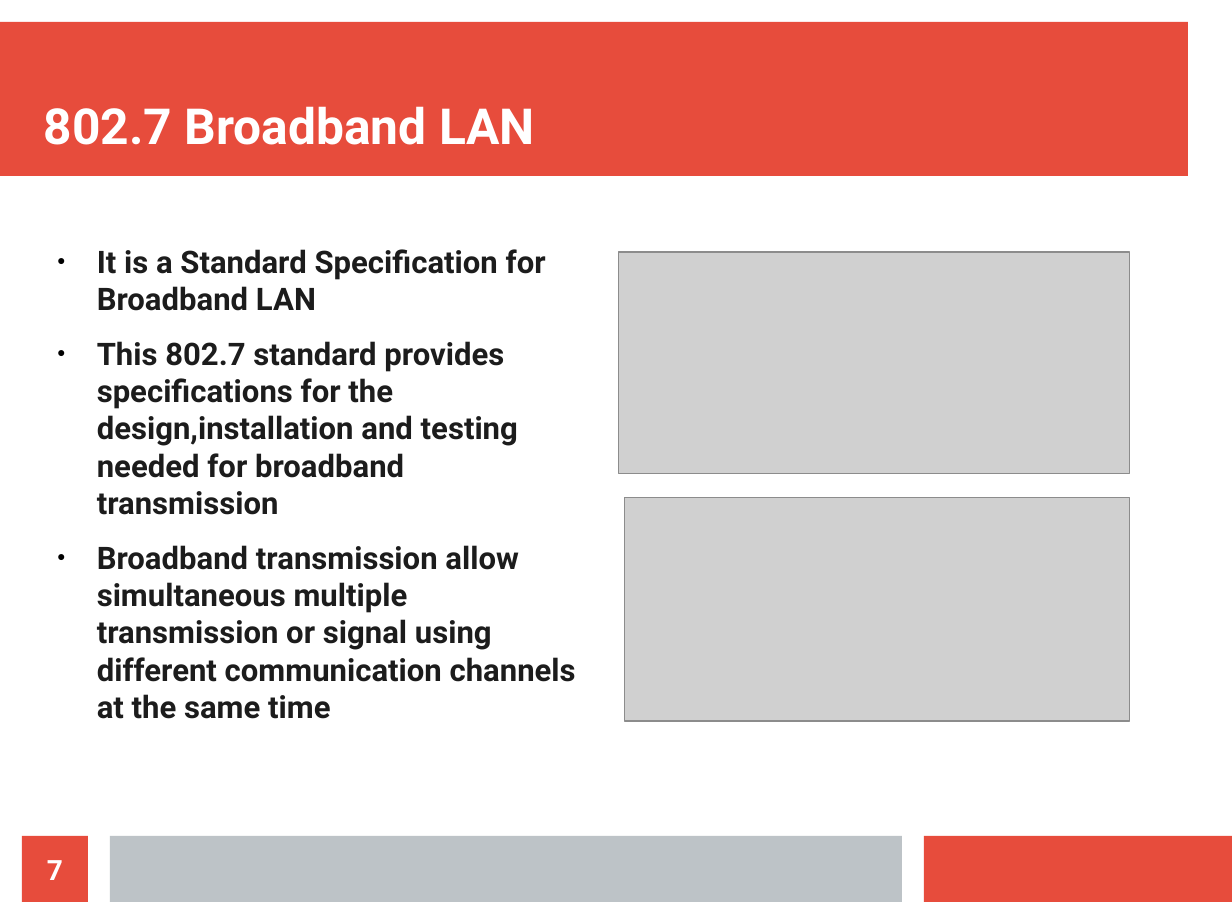
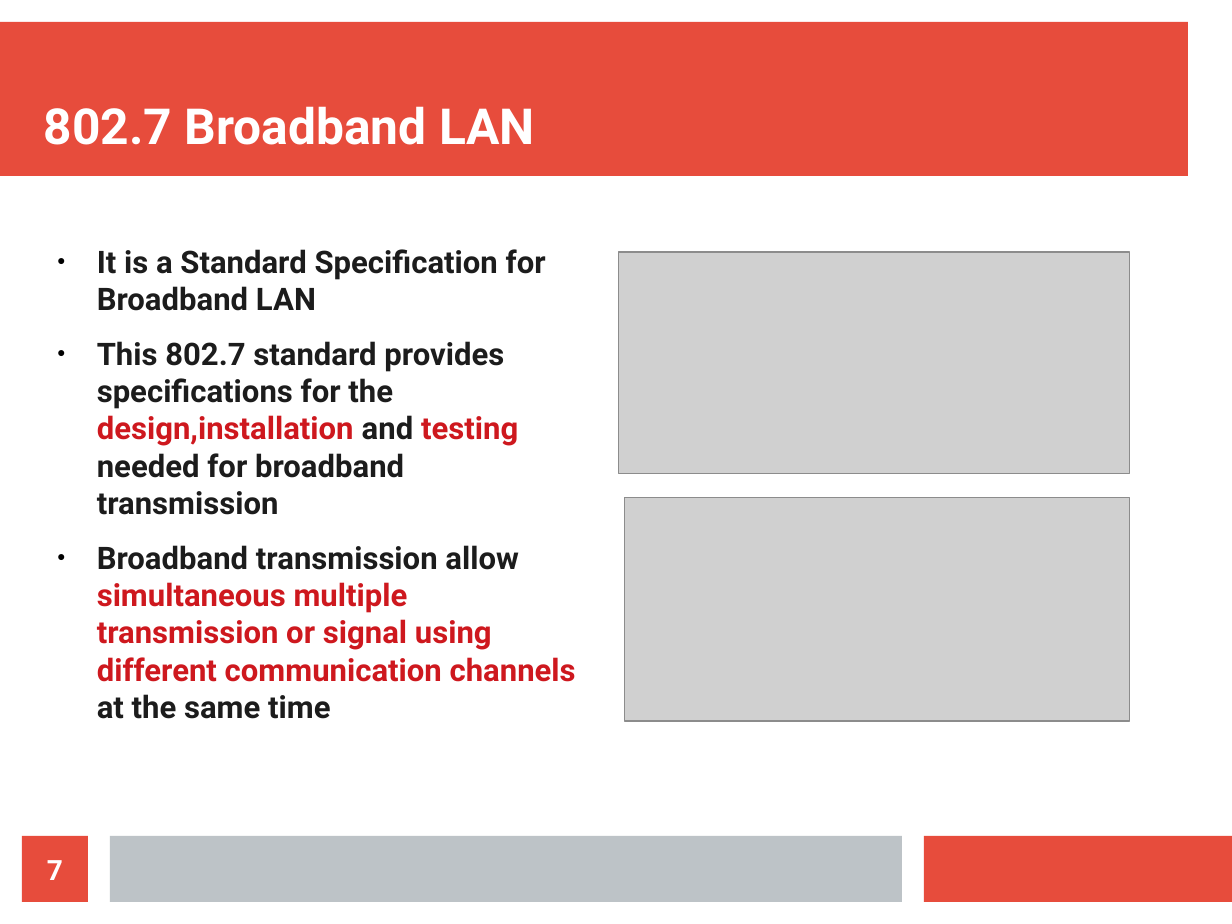
Before and after one commit to sunil11101/CN_Presentation_Section_C, a slide deck: slide 7 of CN PRESENTATION.odp. Drawn at 1232x924 pixels with LibreOffice and Linux fonts; fonts in the diff are those of the drawing; grey boxes stand for pictures. Boxes give left, top, right and bottom in pixels: in the first picture for what was removed or moved away, otherwise in the second. Text is boxed around its words. In the diff, an @@ line names an element or a change of style, - is before the commit and + after.

```diff
--- a/CN PRESENTATION.odp
+++ b/CN PRESENTATION.odp
@@ text at box(97, 341, 576, 719): text colour #1C1C1C to #CE181E in "design,installation testing", "simultaneous multiple transmission or signal using different ..." @@
```
Also in this commit, not shown: 1 slide added, 1 other file.
